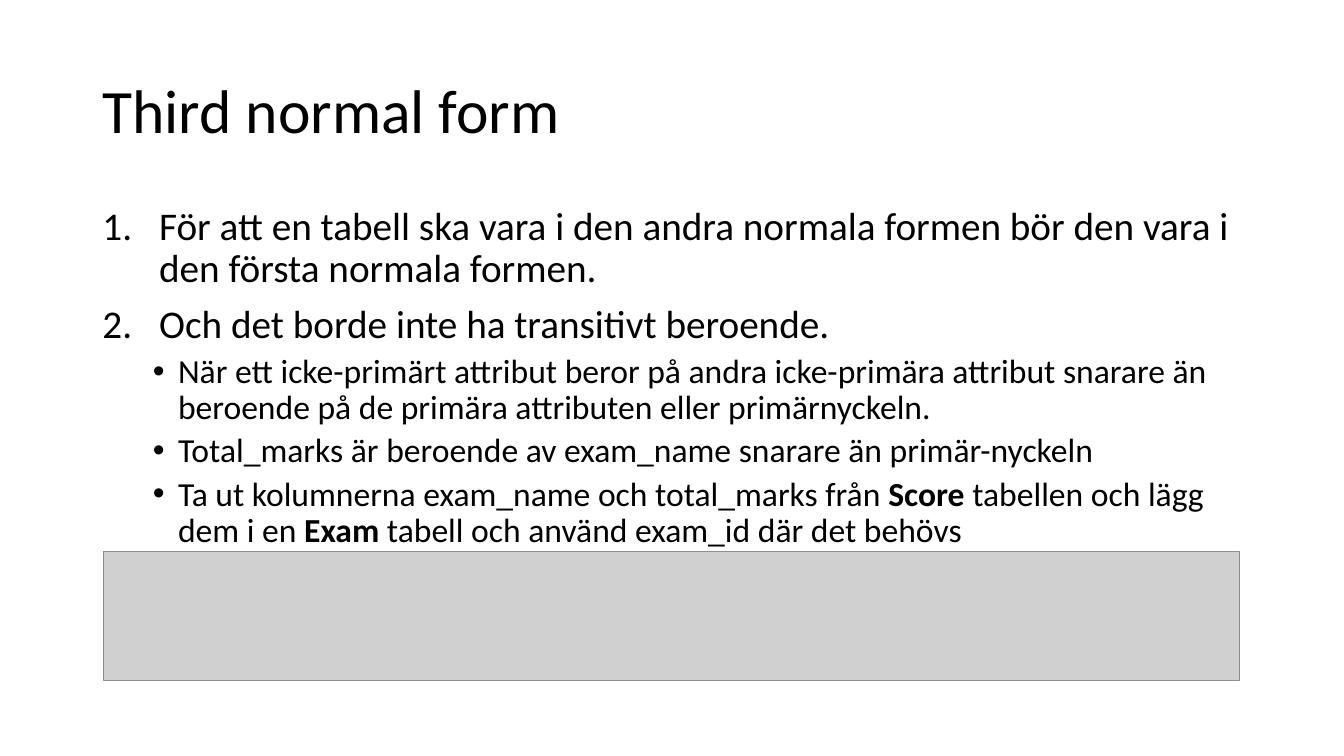
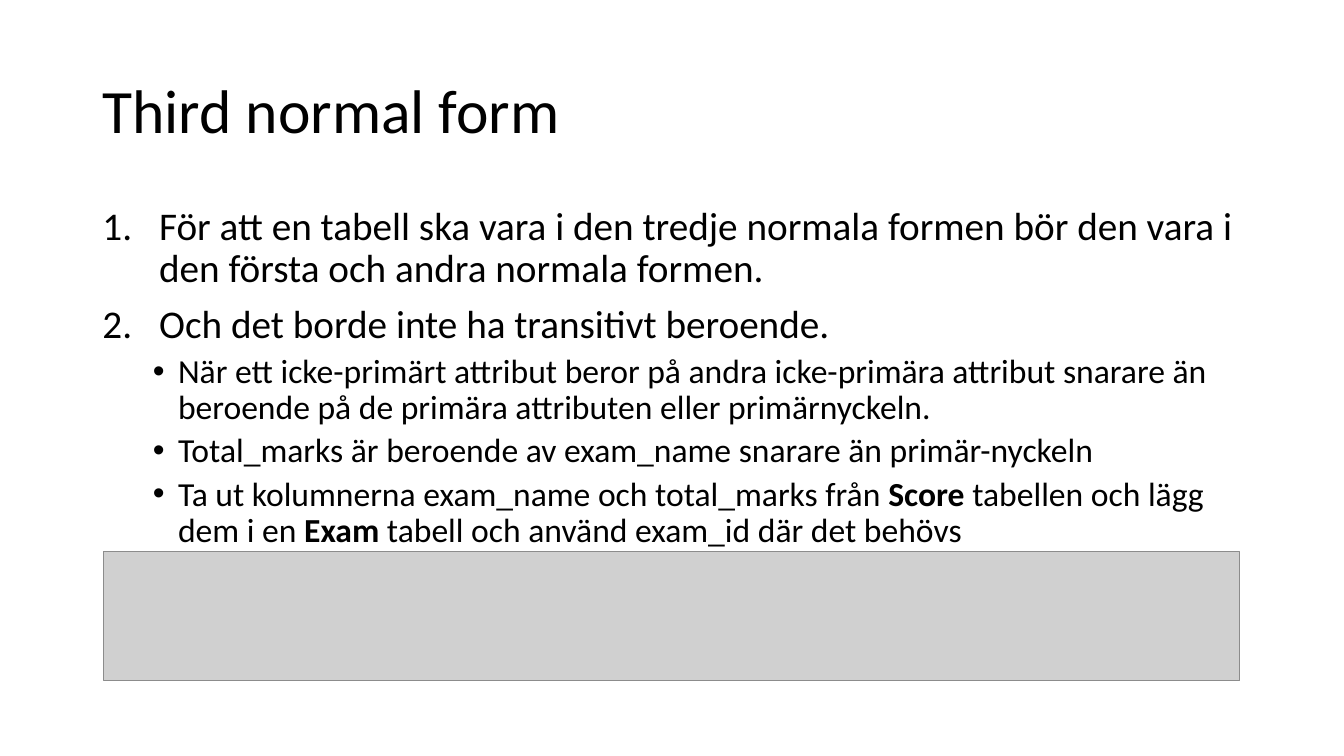
Before and after one commit to abbjetmus/FN-projekt, a slide deck: slide 17 of Relationsdatabaser.pptx (slide 16 before the commit). Drawn at 1344x756 pixels with LibreOffice and Linux fonts; fonts in the diff are those of the drawing; grey boxes stand for pictures. Boxes give left, top, right and bottom in pixels: in the first picture for what was removed or moved away, otherwise in the second. Text is boxed around its words. In the diff, an @@ line names an element or a change of style, - is before the commit and + after.

Commit message:
latest

```diff
--- a/Relationsdatabaser.pptx
+++ b/Relationsdatabaser.pptx
@@ text at (x1=159, y1=212, x2=1232, y2=283): text changed @@
-1. För att en tabell ska vara i den andra normala formen bör den vara i den första normala formen.
+1. För att en tabell ska vara i den tredje normala formen bör den vara i den första och andra normala formen.
```
Also in this commit, not shown: 3 other slides changed, 4 slides added.
